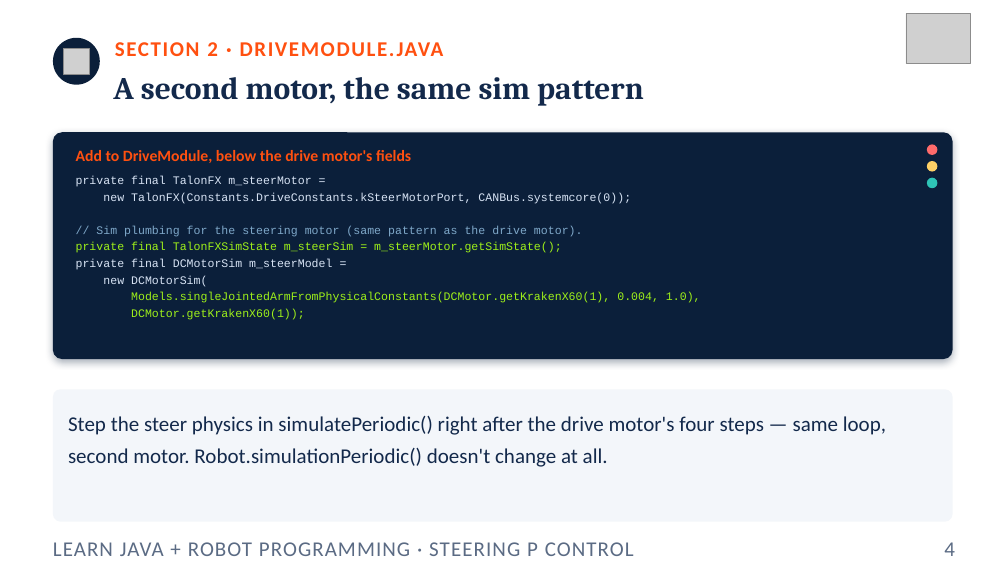
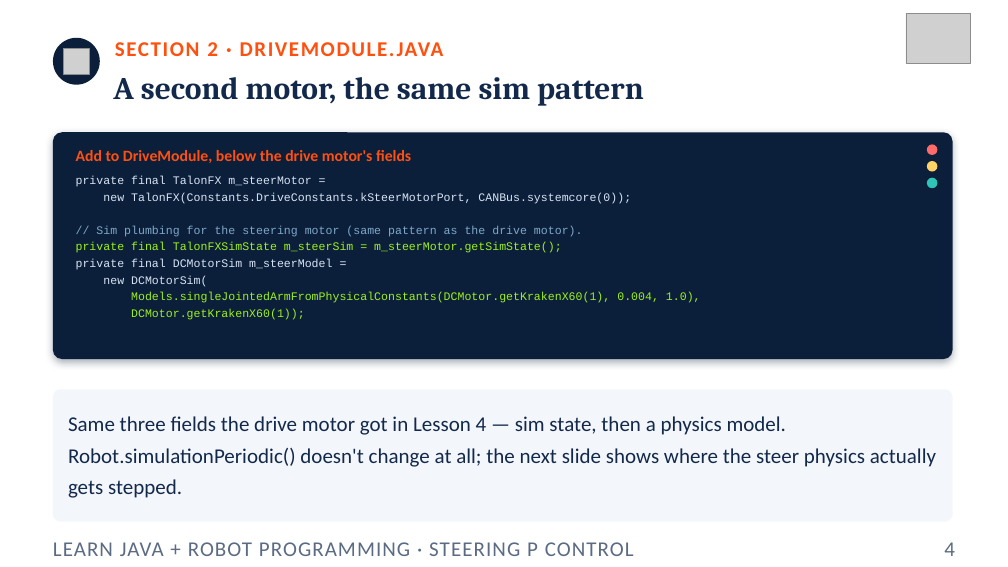
Before and after one commit to FRC5010/BasicRobotLessons, a slide deck: slide 4 of docs/presentations/v3/05-steering-p-control.pptx. Drawn at 1008x567 pixels with LibreOffice and Linux fonts; fonts in the diff are those of the drawing; grey boxes stand for pictures. Boxes give left, top, right and bottom in pixels: in the first picture for what was removed or moved away, otherwise in the second. Text is boxed around its words. In the diff, an @@ line names an element or a change of style, - is before the commit and + after.

```diff
--- a/docs/presentations/v3/05-steering-p-control.pptx
+++ b/docs/presentations/v3/05-steering-p-control.pptx
@@ text at <box>68,416,936,498</box>: text changed @@
-Step the steer physics in simulatePeriodic() right after the drive motor's four steps — same loop, second motor. Robot.simulationPeriodic() doesn't change at all.
+Same three fields the drive motor got in Lesson 4 — sim state, then a physics model. Robot.simulationPeriodic() doesn't change at all; the next slide shows where the steer physics actually gets stepped.
```
Also in this commit, not shown: 9 other slides changed, 5 slides added, 7 other files.
